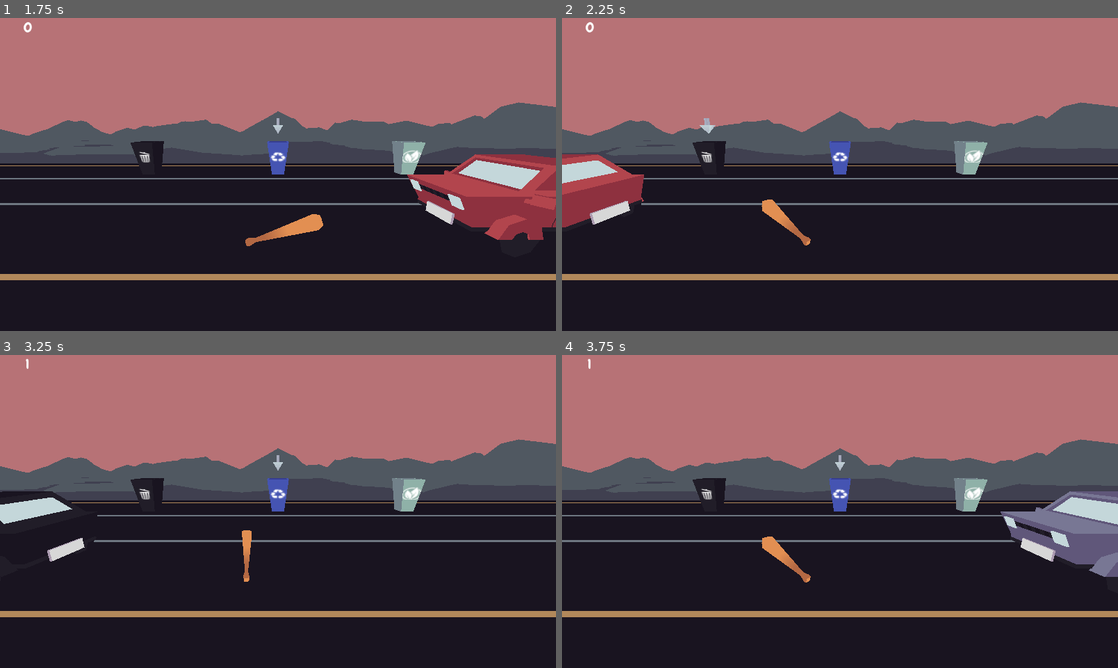
Above: before the commit, frames 1-4 (two rows, left to right).
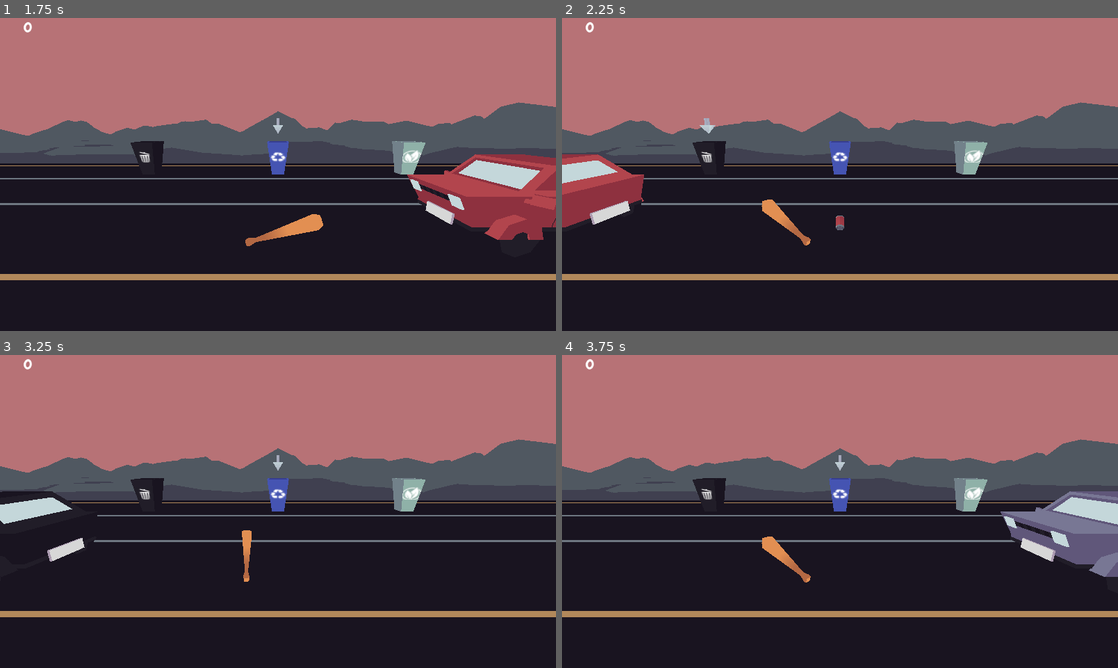
Above: after the commit, the same moments.

Repository: Manas701/SVCGameJam
Game: Godot game, scene res://scenes/main menu.tscn
Same seed, same stepped clock (60 frames per second), same inputs: the game is played once before the commit and once after it. Sound files missing from this copy of the repository are replaced by a short silence.
Inputs:
- Up to frame 1 (1.75 s): click "Play Game" at 0.5 s; tap Enter at 1.25 s; hold Right (select_right) from 1.28 s (still down); hold Space (startGame) from 1.28 s (still down)
- Up to frame 2 (2.25 s): release Right (select_right) at 2.03 s; release Space (startGame) at 2.03 s; hold Left (select_left) from 2.03 s (still down); tap Space (startGame) at 2.1 s
- Up to frame 3 (3.25 s): release Left (select_left) at 2.78 s; hold Right (select_right) from 2.78 s (still down); hold Space (startGame) from 2.78 s (still down)
- Up to frame 4 (3.75 s): keep holding Right (select_right); release Space (startGame) at 3.53 s; tap Space (startGame) at 3.6 s

Frame 1 is identical in both runs. In frame 2, less than 0.1% of the frame differs, in the area x 49-51%, y 63-68%; in frame 3, less than 0.1%; in frame 4, less than 0.1%.

Commit message:
im so mad

Diff:
--- a/assets/scripts/bat.gd
+++ b/assets/scripts/bat.gd
@@ -19,3 +19,11 @@
 	tween.tween_property(self, "rotation_degrees", endRotation, swingTime).set_trans(Tween.TRANS_BACK).set_ease(Tween.EASE_OUT)
 	tween.tween_interval(waitTime)
 	tween.tween_property(self, "rotation_degrees", ogRotation, returnTime).set_trans(Tween.TRANS_SINE).set_ease(Tween.EASE_IN_OUT)
+
+func _on_body_entered(body):
+	if body.is_in_group("trashObjects"):
+		body.get_parent().hittable = true
+
+func _on_body_exited(body):
+	if body.is_in_group("trashObjects"):
+		body.get_parent().hittable = false
--- a/assets/scripts/trashPrefab.gd
+++ b/assets/scripts/trashPrefab.gd
@@ -2,19 +2,24 @@
 
 @onready var anim = $AnimationPlayer
 var trash_type: Node
-var chosenTrash
+var chosenTrash: CharacterBody3D
 var wasBatted = false
+
+@export var hittable: bool = false
 
 # Called when the node enters the scene tree for the first time.
 func _ready():
+
 	anim.connect("animation_finished", on_trash_landed)
-	randomize()
+	#randomize()
 	var trashOptions = get_tree().get_nodes_in_group("trashObjects")
 	chosenTrash = trashOptions[randi() % trashOptions.size()]
-	chosenTrash.set_visible(true)
+	print("before set visible: " + str(chosenTrash.is_visible_in_tree()) + str(chosenTrash))
+	chosenTrash.visible = true
+	print("after set visible: " + str(chosenTrash.is_visible_in_tree()))
 
 func _input(event):
-	if event.is_action_pressed("swing") && (anim.get_current_animation()=="throw_trash"):
+	if event.is_action_pressed("swing") && (anim.get_current_animation()=="throw_trash") && hittable:
 		hit()
 
 func hit():
@@ -28,8 +33,8 @@
 			Scorer.score += 1
 		else:
 			print("Wrong Bin! :(")
-			Scorer.score -= 1
+			#Scorer.score -= 1
 		# Audio stuff - Kai
 		chosenTrash.audio.play(0.0)
 		#print(chosenTrash.audio.stream)
-		queue_free()
+	queue_free()
--- a/assets/scripts/trash_spawner.gd
+++ b/assets/scripts/trash_spawner.gd
@@ -25,7 +25,6 @@
 	add_child(trashInst)
 	var anim = trashInst.get_node("AnimationPlayer")
 	anim.play("throw_trash")
-
 
 func _on_conductor_measure_signal(position):
 	if position == 1:
@@ -154,9 +153,9 @@
 		spawn_2_beat = 1
 		spawn_3_beat = 0
 		spawn_4_beat = 0
-
-
-
-
-func increment_score(by):
-	pass # Replace with function body.
+#
+#
+#
+#
+#func increment_score(by):
+#	pass # Replace with function body.
--- a/prefabs/trash_bone.tscn
+++ b/prefabs/trash_bone.tscn
@@ -1,17 +1,14 @@
-[gd_scene load_steps=5 format=3 uid="uid://dwfde5sd6trl7"]
+[gd_scene load_steps=4 format=3 uid="uid://com4kn8l1smh7"]
 
 [ext_resource type="ArrayMesh" uid="uid://cey5pv4xhyycm" path="res://assets/3DAssets/models_obj/Trash_Bone.obj" id="1_c80en"]
 [ext_resource type="Material" uid="uid://cfrmr730rvkhs" path="res://assets/3DAssets/models_obj/textures/textureMaterial.tres" id="2_xjtnf"]
-[ext_resource type="AudioStream" uid="uid://0qwqdc1ig4pu" path="res://assets/AudioAssets/TRASH.wav" id="3_anppb"]
 
 [sub_resource type="BoxShape3D" id="BoxShape3D_pxc4j"]
 size = Vector3(0.134489, 0.346372, 0.149258)
 
 [node name="Trash_Bone" type="CharacterBody3D"]
-transform = Transform3D(1.25, 0, 0, 0, 1.25, 0, 0, 0, 1.25, 0, 0, 0)
 
 [node name="MeshInstance3D" type="MeshInstance3D" parent="."]
-transform = Transform3D(-4.37114e-08, 0, 1, 0, 1, 0, -1, 0, -4.37114e-08, 0, 0, 0)
 mesh = ExtResource("1_c80en")
 surface_material_override/0 = ExtResource("2_xjtnf")
 
@@ -19,4 +16,3 @@
 shape = SubResource("BoxShape3D_pxc4j")
 
 [node name="AudioStreamPlayer" type="AudioStreamPlayer" parent="."]
-stream = ExtResource("3_anppb")
--- a/prefabs/trash_bottle_green.tscn
+++ b/prefabs/trash_bottle_green.tscn
@@ -1,8 +1,7 @@
-[gd_scene load_steps=5 format=3 uid="uid://c8ydrldfutkh1"]
+[gd_scene load_steps=4 format=3 uid="uid://8oillecdlaj2"]
 
 [ext_resource type="ArrayMesh" uid="uid://cr6ncnema61yh" path="res://assets/3DAssets/models_obj/Trash_Bottle_Green.obj" id="1_8q5hh"]
 [ext_resource type="Material" uid="uid://cfrmr730rvkhs" path="res://assets/3DAssets/models_obj/textures/textureMaterial.tres" id="2_jm0ni"]
-[ext_resource type="AudioStream" uid="uid://odokg22h8g5o" path="res://assets/AudioAssets/GLASS.wav" id="3_bwdpw"]
 
 [sub_resource type="BoxShape3D" id="BoxShape3D_pxc4j"]
 size = Vector3(0.183638, 0.402931, 0.149258)
@@ -10,7 +9,6 @@
 [node name="Trash_bottle_green" type="CharacterBody3D"]
 
 [node name="MeshInstance3D" type="MeshInstance3D" parent="."]
-transform = Transform3D(0.707107, 0, 0.707107, 0, 1, 0, -0.707107, 0, 0.707107, 0, 0, 0)
 mesh = ExtResource("1_8q5hh")
 surface_material_override/0 = ExtResource("2_jm0ni")
 
@@ -18,4 +16,3 @@
 shape = SubResource("BoxShape3D_pxc4j")
 
 [node name="AudioStreamPlayer" type="AudioStreamPlayer" parent="."]
-stream = ExtResource("3_bwdpw")
--- a/prefabs/trash_bottle_plastic.tscn
+++ b/prefabs/trash_bottle_plastic.tscn
@@ -1,8 +1,7 @@
-[gd_scene load_steps=5 format=3 uid="uid://devrjoeo8evb6"]
+[gd_scene load_steps=4 format=3 uid="uid://dwj0oku8oe2e"]
 
 [ext_resource type="ArrayMesh" uid="uid://clhw8ctlqa30d" path="res://assets/3DAssets/models_obj/Trash_Bottle_Plastic.obj" id="1_rdsx1"]
 [ext_resource type="Material" uid="uid://cfrmr730rvkhs" path="res://assets/3DAssets/models_obj/textures/textureMaterial.tres" id="2_e7fw2"]
-[ext_resource type="AudioStream" uid="uid://dryya5na1d7fn" path="res://assets/AudioAssets/PLASTIC BOTTLE.wav" id="3_lisrs"]
 
 [sub_resource type="BoxShape3D" id="BoxShape3D_pxc4j"]
 size = Vector3(0.183638, 0.315718, 0.185105)
@@ -10,7 +9,6 @@
 [node name="Trash_Bottle_Plastic" type="CharacterBody3D"]
 
 [node name="MeshInstance3D" type="MeshInstance3D" parent="."]
-transform = Transform3D(0.707107, 0, 0.707107, 0, 1, 0, -0.707107, 0, 0.707107, 0, 0, 0)
 mesh = ExtResource("1_rdsx1")
 surface_material_override/0 = ExtResource("2_e7fw2")
 
@@ -18,4 +16,3 @@
 shape = SubResource("BoxShape3D_pxc4j")
 
 [node name="AudioStreamPlayer" type="AudioStreamPlayer" parent="."]
-stream = ExtResource("3_lisrs")
--- a/prefabs/trash_bottle_purple.tscn
+++ b/prefabs/trash_bottle_purple.tscn
@@ -1,8 +1,7 @@
-[gd_scene load_steps=5 format=3 uid="uid://74bqe0ot35sf"]
+[gd_scene load_steps=4 format=3 uid="uid://bgxraqn6a0w3j"]
 
 [ext_resource type="ArrayMesh" uid="uid://dedqlqrfaix5e" path="res://assets/3DAssets/models_obj/Trash_Bottle_Purple.obj" id="1_1ip34"]
 [ext_resource type="Material" uid="uid://cfrmr730rvkhs" path="res://assets/3DAssets/models_obj/textures/textureMaterial.tres" id="2_urprw"]
-[ext_resource type="AudioStream" uid="uid://odokg22h8g5o" path="res://assets/AudioAssets/GLASS.wav" id="3_7h5tf"]
 
 [sub_resource type="BoxShape3D" id="BoxShape3D_pxc4j"]
 size = Vector3(0.183638, 0.402931, 0.149258)
@@ -10,7 +9,6 @@
 [node name="Trash_bottle_green" type="CharacterBody3D"]
 
 [node name="MeshInstance3D" type="MeshInstance3D" parent="."]
-transform = Transform3D(0.707107, 0, 0.707107, 0, 1, 0, -0.707107, 0, 0.707107, 0, 0, 0)
 mesh = ExtResource("1_1ip34")
 surface_material_override/0 = ExtResource("2_urprw")
 
@@ -18,4 +16,3 @@
 shape = SubResource("BoxShape3D_pxc4j")
 
 [node name="AudioStreamPlayer" type="AudioStreamPlayer" parent="."]
-stream = ExtResource("3_7h5tf")
--- a/scenes/manasScene.tscn
+++ b/scenes/manasScene.tscn
@@ -6,7 +6,6 @@
 [ext_resource type="PackedScene" uid="uid://hpv7wre553nk" path="res://prefabs/bat.tscn" id="7_5fts6"]
 [ext_resource type="PackedScene" path="res://prefabs/bin_compost.tscn" id="7_ke1kv"]
 [ext_resource type="Script" path="res://assets/scripts/ChangingBins.gd" id="7_kxg3g"]
-[ext_resource type="PackedScene" uid="uid://tx72n0re52ye" path="res://prefabs/trash.tscn" id="7_wwkud"]
 [ext_resource type="PackedScene" path="res://prefabs/bin_trash.tscn" id="8_nec8g"]
 [ext_resource type="PackedScene" uid="uid://ci0dyooqj357r" path="res://prefabs/car_spawner.tscn" id="10_gh5mt"]
 [ext_resource type="PackedScene" path="res://prefabs/street_environment.tscn" id="11_0d368"]
@@ -55,7 +54,6 @@
 transform = Transform3D(1, 0, 0, 0, 0.97381, 0.227365, 0, -0.227365, 0.97381, 0, 1.44543, 1.33061)
 
 [node name="OmniLight3D" type="OmniLight3D" parent="."]
-visible = false
 
 [node name="Bin_Recycle" parent="." instance=ExtResource("6_018ci")]
 transform = Transform3D(1, 0, 0, 0, 1, 0, 0, 0, 1, 0, 0, -5)
@@ -77,18 +75,10 @@
 script = ExtResource("2_whjhi")
 
 [node name="CollisionBox" type="Area3D" parent="Bat"]
-transform = Transform3D(1, 0, 0, 0, 1, 0, 0, 0, 1, 0, 0.5, 0)
+transform = Transform3D(4, 0, 0, 0, 4, 0, 0, 0, 4, 0, 0.5, 0)
 
 [node name="CollisionShape3D" type="CollisionShape3D" parent="Bat/CollisionBox"]
 shape = SubResource("SphereShape3D_ksrqy")
-
-[node name="trash" parent="." instance=ExtResource("7_wwkud")]
-process_mode = 4
-transform = Transform3D(1, 0, 0, 0, 0.664816, 0.747007, 0, -0.747007, 0.664816, 0, -0.993949, 0.991364)
-visible = false
-
-[node name="Trash_Apple" parent="trash" index="0"]
-visible = true
 
 [node name="PlayerInput" type="Node" parent="."]
 script = ExtResource("7_kxg3g")
@@ -149,6 +139,7 @@
 outline_size = 0
 script = ExtResource("19_oa6cd")
 
-[editable path="trash"]
-[editable path="trash/AnimationPlayer"]
+[connection signal="body_entered" from="Bat/CollisionBox" to="Bat" method="_on_body_entered"]
+[connection signal="body_exited" from="Bat/CollisionBox" to="Bat" method="_on_body_exited"]
+
 [editable path="Trash_Spawner"]
Not shown: 1 places in prefabs/trash.tscn that only renumber resources
Not shown: 1 places in scenes/manasScene.tscn that only renumber resources
